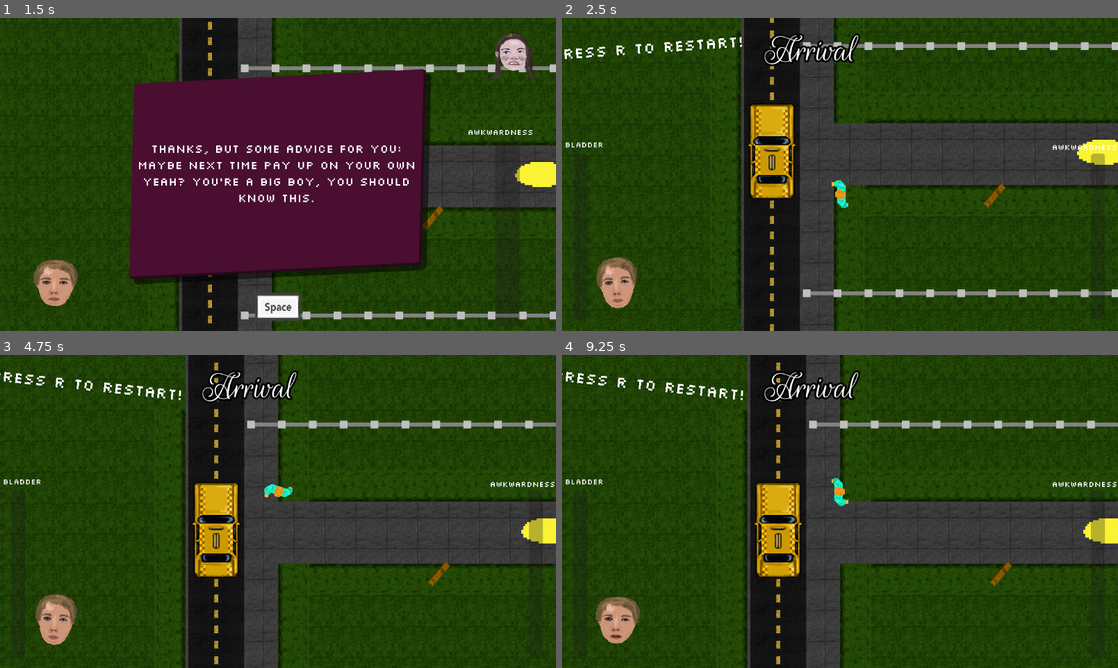
Above: before the commit, frames 1-4 (two rows, left to right).
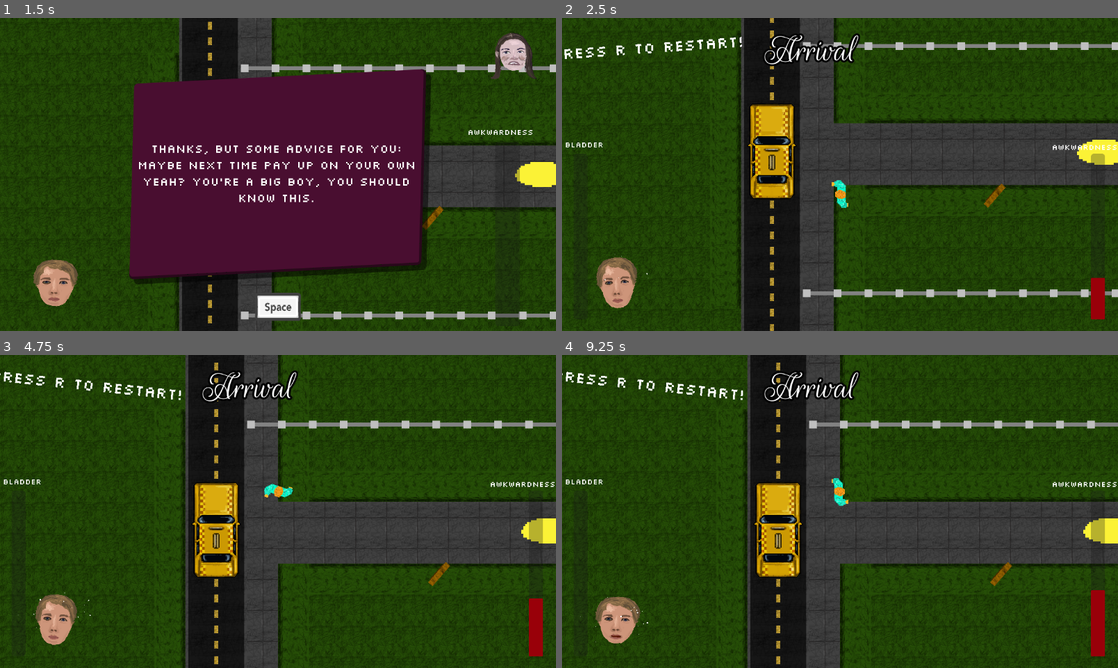
Above: after the commit, the same moments.

Repository: Jibby-Games/PizzaJam11
Game: Godot game, scene res://menu/intro.tscn
Same seed, same stepped clock (60 frames per second), same inputs: the game is played once before the commit and once after it.
Inputs (mouse positions are in pixels of both pictures, inside the frame that each line leads up to):
- Up to frame 1 (1.5 s): tap Enter (ui_accept) at 0.5, 0.77 s; move the mouse to (400, 158) at 0.52 s; press the mouse at (400, 158) at 0.53 s; hold D (right) 0.53-1.25 s; release the mouse at (400, 158) at 1.25 s; click "Uhh, oh yeah... here's the ca…" at 1.25 s
- Up to frame 2 (2.5 s): move the mouse to (728, 190) at 2.02 s; hold S (down) from 2.03 s (still down); click (728, 190) at 2.1 s; tap Enter (ui_accept) at 2.27 s
- Up to frame 3 (4.75 s): tap R (restart) at 2.75 s; move the mouse to (333, 442) at 2.77 s; release S (down) at 2.78 s; press the mouse at (333, 442) at 2.78 s; hold D (right) 2.78-3.5 s; release the mouse at (333, 442) at 3.5 s; click "*Short-change the driver*" at 3.5 s; move the mouse to (250, 574) at 4.27 s; hold W (up) from 4.28 s (still down); click (250, 574) at 4.35 s; tap Enter (ui_accept) at 4.52 s
- Up to frame 4 (9.25 s): tap R (restart) every 0.75 s from 5 to 7.25 s; move the mouse to (1006, 558) at 5.02 s; release W (up) at 5.03 s; press the mouse at (1006, 558) at 5.03 s; hold A (left) 5.03-6.53 s; tap Enter (ui_accept) at 5.27, 6.02, 7.52, 9.02 s; move the mouse to (673, 464) at 5.77 s; release the mouse at (673, 464) at 5.78 s; click (673, 464) at 5.85 s; move the mouse to (867, 511) at 6.52 s; press the mouse at (867, 511) at 6.53 s; hold S (down) 6.53-7.28 s; move the mouse to (756, 433) at 7.27 s; release the mouse at (756, 433) at 7.28 s; hold D (right) 7.28-8 s; click (756, 433) at 7.35 s; click "*you didnt hear, and start wa…" at 8 s; move the mouse to (962, 495) at 8.77 s; press the mouse at (962, 495) at 8.78 s; hold W (up) from 8.78 s (still down)

Frame 1 is identical in both runs. In frame 2, 0.3% of the frame differs, in the area x 7-98%, y 75-97%; in frame 3, 0.5%; in frame 4, 0.5%, in the area x 3-98%, y 75-97%.

Commit message:
fix: add awkwardness to player character directly

Diff:
--- a/player/player.gd
+++ b/player/player.gd
@@ -47,6 +47,9 @@
 
 var _base_speed = speed
 
+func _ready() -> void:
+	UI.player = self
+
 func _physics_process(delta):
 	var mouse_pos := get_global_mouse_position()
 	look_at(mouse_pos)
--- a/ui/dialogue_system.gd
+++ b/ui/dialogue_system.gd
@@ -39,6 +39,7 @@
 		wait_for_accept = false
 
 func _on_choice_button_1_pressed() -> void:
+	UI.add_awkwardness(current_event.awkardness_1)
 	show_response(
 		current_event.response_1,
 		current_event.player_talk_1,
@@ -48,6 +49,7 @@
 	)
 
 func _on_choice_button_2_pressed() -> void:
+	UI.add_awkwardness(current_event.awkardness_2)
 	show_response(
 		current_event.response_2,
 		current_event.player_talk_2,
@@ -57,6 +59,7 @@
 	)
 
 func _on_choice_button_3_pressed() -> void:
+	UI.add_awkwardness(current_event.awkardness_3)
 	show_response(
 		current_event.response_3,
 		current_event.player_talk_3,
--- a/ui/ui.gd
+++ b/ui/ui.gd
@@ -1,9 +1,8 @@
 extends CanvasLayer
 
-
-var awkwardness_level := 0
 var dialogue_wpm = 120
 var ui_savestate = []
+var player: Player
 
 # Called when the node enters the scene tree for the first time.
 func _ready() -> void:
@@ -55,12 +54,11 @@
 
 func update_awkwardness(value: float) -> void:
 	$Ingame/Awkwardness.value = value
+	$PlayerPortrait.set_sweat_level(value / 100.0)
 
 func add_awkwardness(value: int) -> void:
-	awkwardness_level += value
-	update_awkwardness(awkwardness_level)
-	#$Awkwardness/AwkwardnessBar.value = awkwardness_level
-	$PlayerPortrait.set_sweat_level(awkwardness_level / 100.0)
+	player.current_embarrassment += value
+
 
 func set_level_name(text: String) -> void:
 	$Ingame/LevelName.text = text
Not shown: 1 places in sprites/head_animations.tres that only renumber resources
Not shown: 1 places in ui/person_portait.tscn that only renumber resources
Not shown: 1 places in ui/ui.tscn that only renumber resources
